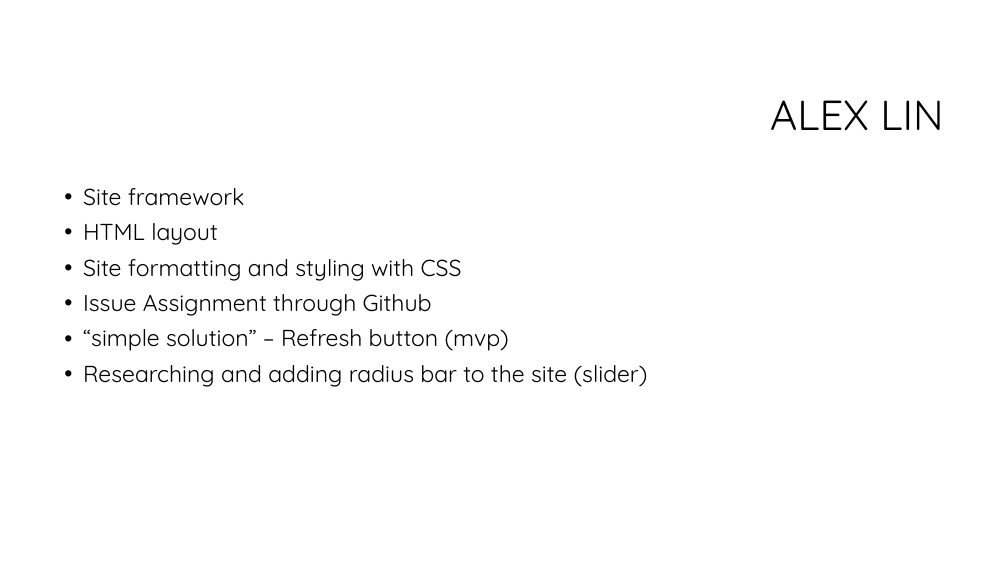
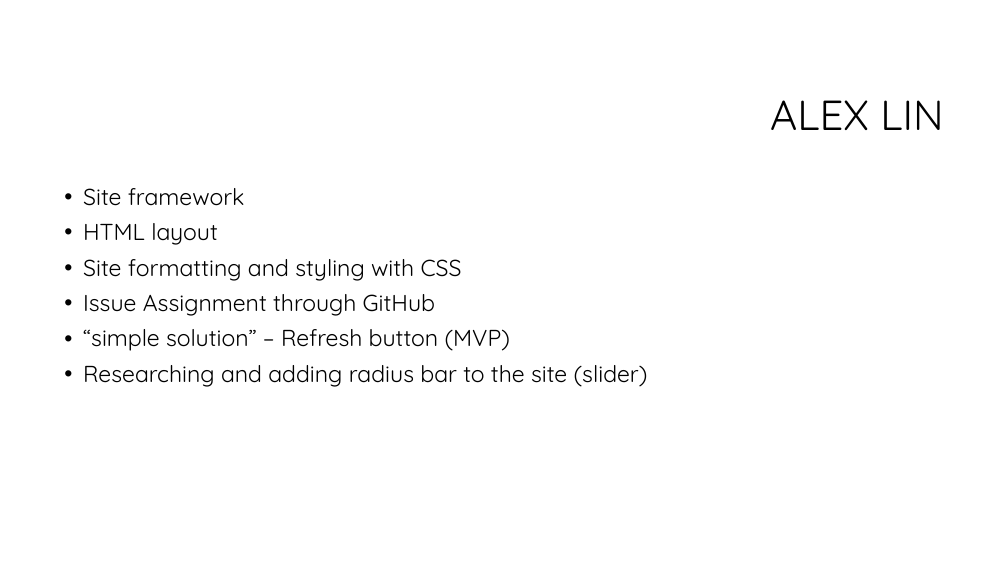
Before and after one commit to Zoocko42/skrongproject1, a slide deck: slide 5 of media/Project-1.pptx. Drawn at 1008x567 pixels with LibreOffice and Linux fonts; fonts in the diff are those of the drawing; background and template pictures are left out. Boxes give left, top, right and bottom in pixels: in the first picture for what was removed or moved away, otherwise in the second. Text is boxed around its words. In the diff, an @@ line names an element or a change of style, - is before the commit and + after.

```diff
--- a/media/Project-1.pptx
+++ b/media/Project-1.pptx
@@ text at (x1=83, y1=294, x2=510, y2=351): text changed @@
-• Issue Assignment through Github
-• “simple solution” – Refresh button (mvp)
+• Issue Assignment through GitHub
+• “simple solution” – Refresh button (MVP)
```
Also in this commit, not shown: 1 other slide changed.
